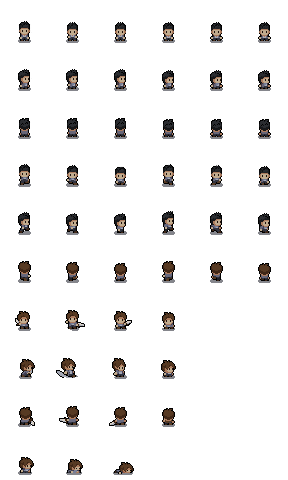
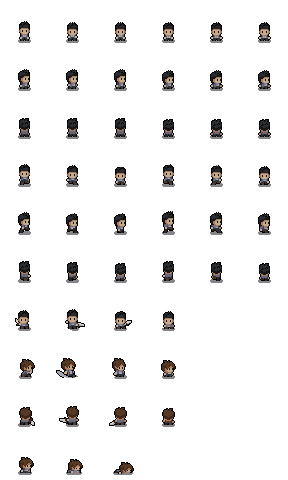
Two versions of the same layered image (288x480). Layer-by-layer changes:
painted on "player.png" over [17, 262, 271, 324]
